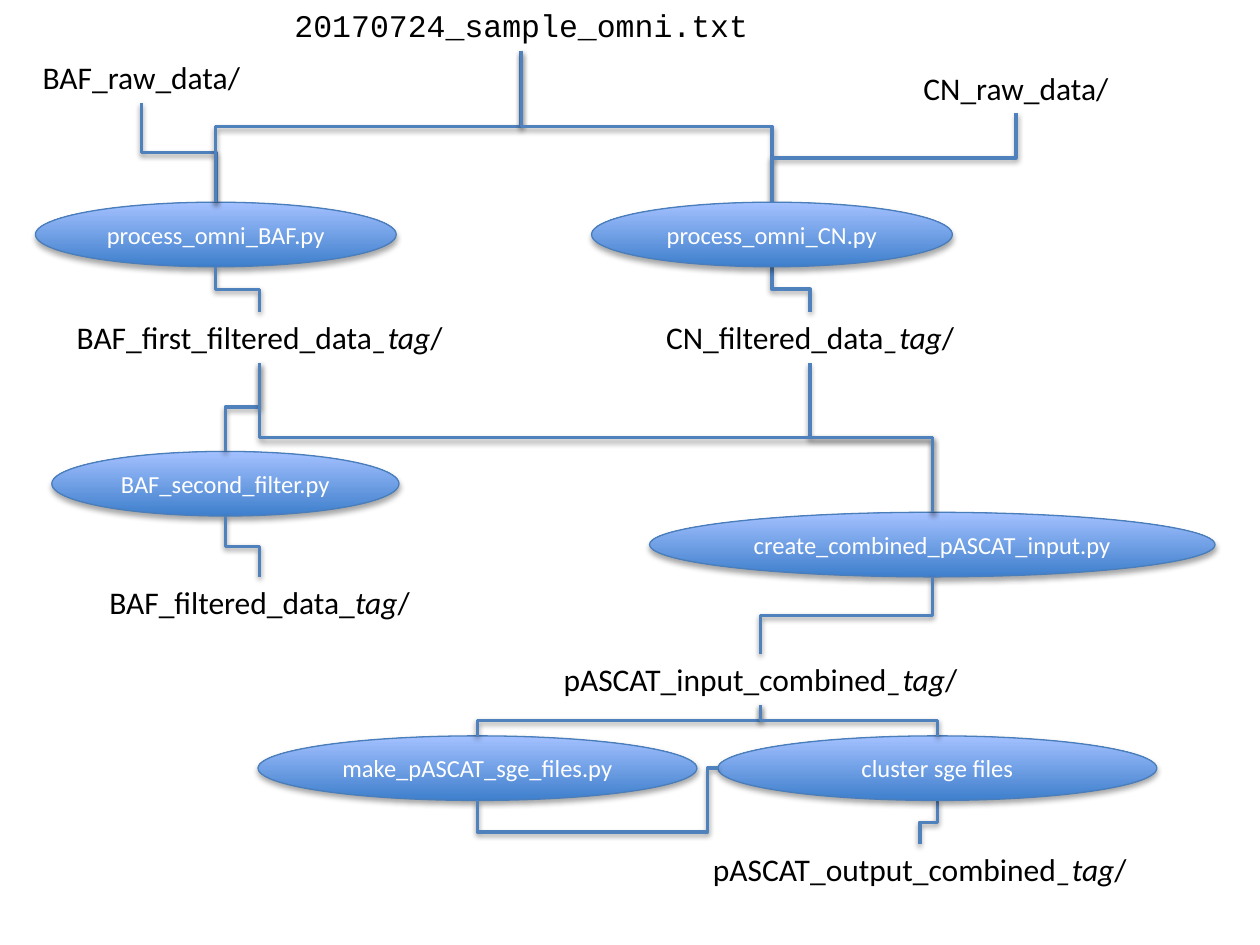
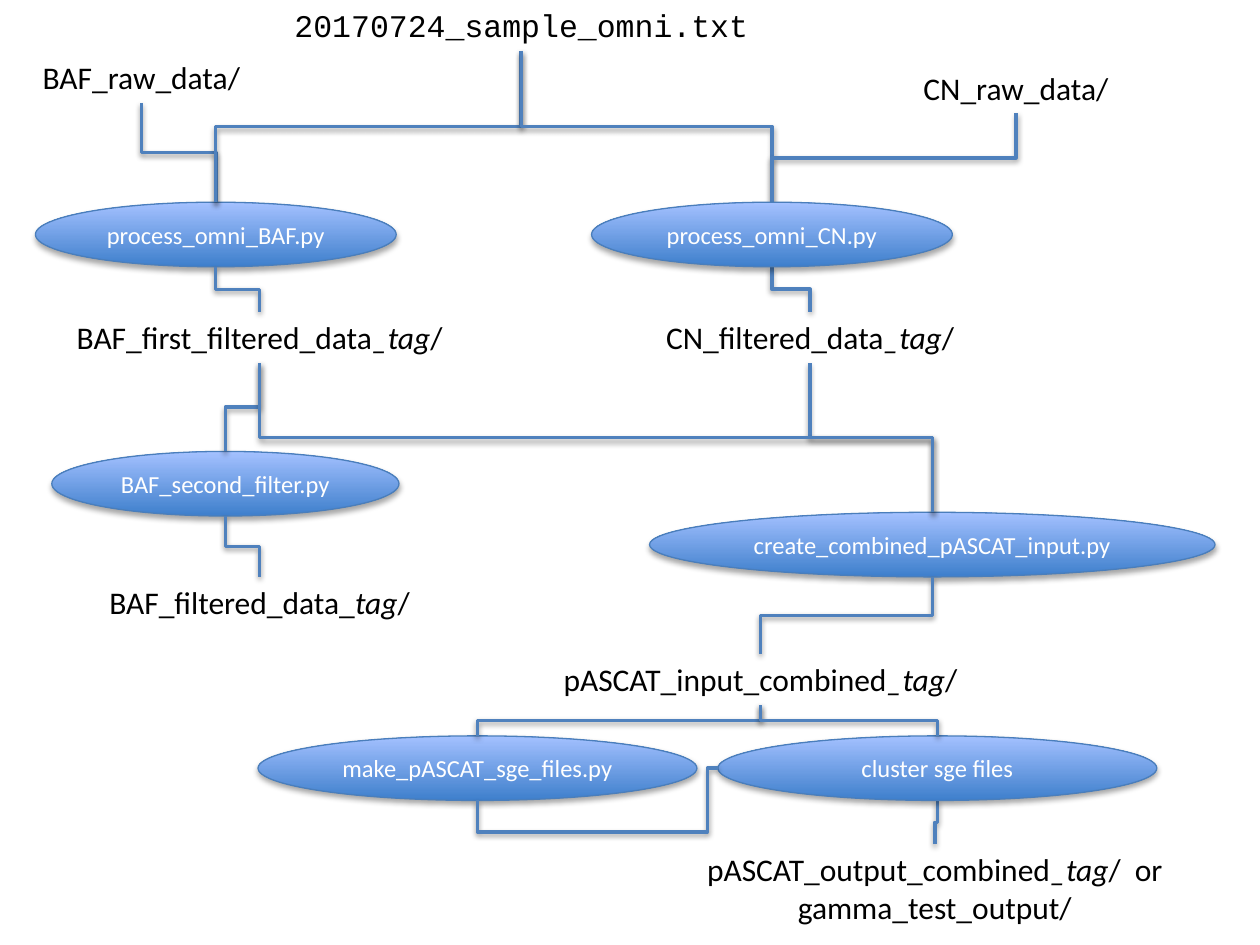
Before and after one commit to luciansmith/kuhner-python, a slide deck: slide 1 of Python program structure.pptx. Drawn at 1260x945 pixels with LibreOffice and Linux fonts; fonts in the diff are those of the drawing. Boxes give left, top, right and bottom in pixels: in the first picture for what was removed or moved away, otherwise in the second. Text is boxed around its words. In the diff, an @@ line names an element or a change of style, - is before the commit and + after.

```diff
--- a/Python program structure.pptx
+++ b/Python program structure.pptx
@@ elbow line moved from (920, 844) - (937, 800) to (935, 844) - (937, 800) @@
@@ text at (707,859,1163,925): text changed @@
-pASCAT_output_combined_tag/
+pASCAT_output_combined_tag/ or
+gamma_test_output/
```
Also in this commit, not shown: 1 slide added.
